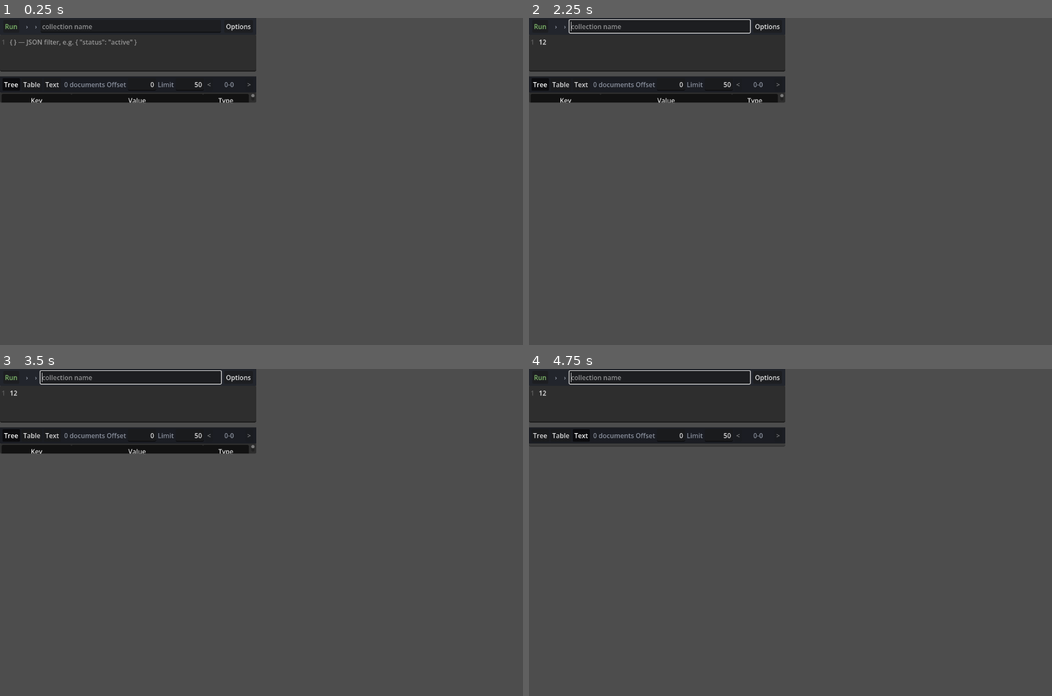
Above: before the commit, frames 1-4 (two rows, left to right).
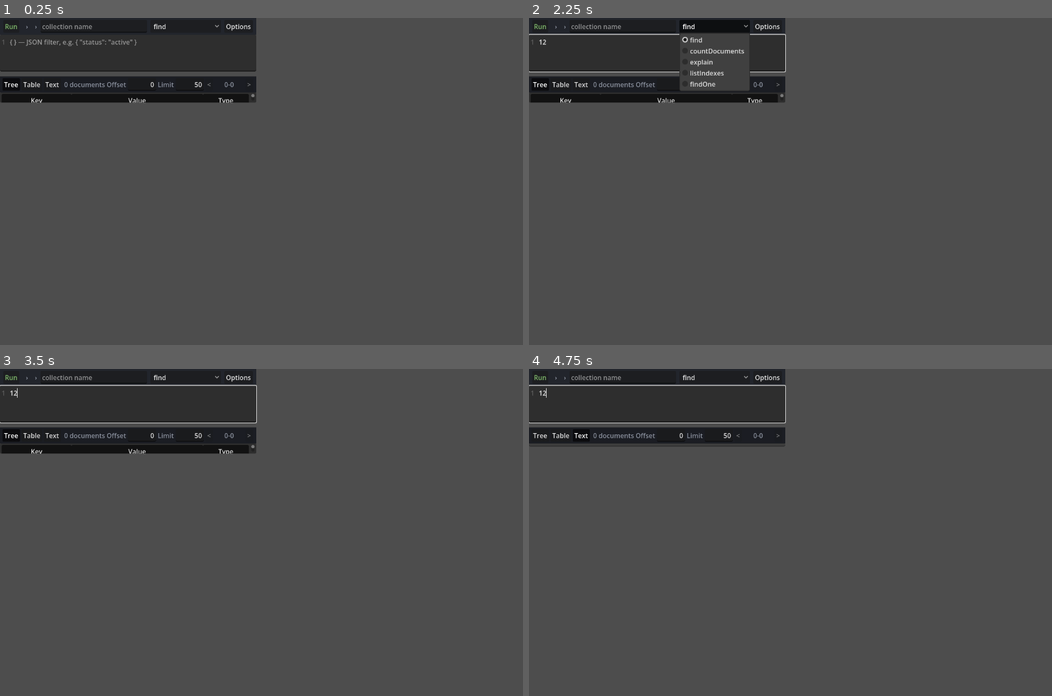
Above: after the commit, the same moments.

Repository: pierre-lehnen-rc/debris
Game: Godot game, scene res://source/ui/database/query_tab.tscn
Two runs of this game, one before a commit and one after it. Both use one fixed random seed, a clock stepped at 60 frames per second and the inputs below. This scene is started directly instead of the project's main scene.
Inputs (mouse positions are in pixels of both pictures, inside the frame that each line leads up to):
- Up to frame 1 (0.25 s): no input
- Up to frame 2 (2.25 s): click (654, 53) at 0.52 s; type "12" at 0.6 s; click "Run" at 1.25 s; click (717, 27) at 2 s, where only the run after the commit has a clickable "find"
- Up to frame 3 (3.5 s): click "Tree" at 2.75 s
- Up to frame 4 (4.75 s): click "Table" at 3.5 s; click "Text" at 4.25 s

The runs differ from the first frame. In frame 1, less than 0.1% of the frame differs, in the area x 28-42%, y 1-5%; in frame 2, 1.4%, in the area x 0-50%, y 0-23%; in frame 3, 0.6%; in frame 4, 0.6%.

Commit message:
Add operation selector to the query tab
A function dropdown left of the Options button lets the query tab run
find (default), countDocuments, explain, listIndexes or findOne against
the collection. Only find paginates; the rest return a single/bounded
result. Adds the matching server operations/routes (findOne uses the
driver's findOne with projection/sort) and Backend client methods.

Co-Authored-By: Claude Opus 4.7 <noreply@anthropic.com>

Diff:
--- a/client/source/data/backend.gd
+++ b/client/source/data/backend.gd
@@ -52,6 +52,66 @@
 		if options.has(key):
 			body[key] = options[key]
 	return await _post("/api/find", body)
+
+
+func find_one(
+	connection: Dictionary,
+	database: String,
+	collection: String,
+	filter: Dictionary = {},
+	options: Dictionary = {},
+) -> Dictionary:
+	var body := {
+		"connection": connection,
+		"database": database,
+		"collection": collection,
+		"filter": filter,
+	}
+	for key in ["projection", "sort"]:
+		if options.has(key):
+			body[key] = options[key]
+	return await _post("/api/findOne", body)
+
+
+func count(
+	connection: Dictionary,
+	database: String,
+	collection: String,
+	filter: Dictionary = {},
+) -> Dictionary:
+	return await _post("/api/count", {
+		"connection": connection,
+		"database": database,
+		"collection": collection,
+		"filter": filter,
+	})
+
+
+func explain(
+	connection: Dictionary,
+	database: String,
+	collection: String,
+	filter: Dictionary = {},
+	options: Dictionary = {},
+) -> Dictionary:
+	var body := {
+		"connection": connection,
+		"database": database,
+		"collection": collection,
+		"filter": filter,
+	}
+	for key in ["projection", "sort"]:
+		if options.has(key):
+			body[key] = options[key]
+	return await _post("/api/explain", body)
+
+
+func list_indexes(connection: Dictionary, database: String, collection: String) -> Dictionary:
+	return await _post("/api/listIndexes", {
+		"connection": connection,
+		"database": database,
+		"collection": collection,
+	})
 
 
 func ping(connection: Dictionary) -> Dictionary:
--- a/client/source/ui/database/query_tab.gd
+++ b/client/source/ui/database/query_tab.gd
@@ -14,6 +14,10 @@
 ## database workspace can relabel the tab.
 signal title_changed(title: String)
 
+## Collection operations offered by the function dropdown. Only "find" paginates
+## and yields a stream of documents; the rest return a single/bounded result.
+const FUNCTIONS := ["find", "countDocuments", "explain", "listIndexes", "findOne"]
+
 var connection_config: Dictionary = {}
 ## Filter from the last "Run". Page navigation reuses it so paging through
 ## results doesn't re-parse (and possibly choke on) in-progress editor edits.
@@ -21,6 +25,8 @@
 ## Extra find options (projection, sort) from the last "Run", captured alongside
 ## the filter so paging reuses them too.
 var _active_options: Dictionary = {}
+## Operation from the last "Run" (one of FUNCTIONS), so paging reuses it.
+var _active_function := "find"
 var connection_name := ""
 var database_name := ""
 var collection_name := ""
@@ -32,6 +38,7 @@
 @onready var _run_btn: Button = %RunBtn
 @onready var _target_label: Label = %TargetLabel
 @onready var _collection_edit: LineEdit = %CollectionEdit
+@onready var _func_option: OptionButton = %FuncOption
 @onready var _options_btn: Button = %OptionsBtn
 @onready var _query_edit: CodeEdit = %QueryEdit
 @onready var _options_edit: CodeEdit = %OptionsEdit
@@ -72,6 +79,10 @@
 func _ready() -> void:
 	_apply_style()
 
+	for fn in FUNCTIONS:
+		_func_option.add_item(fn)
+	_func_option.select(0)
+
 	_target_label.text = "%s  ›  %s  ›" % [connection_name, database_name]
 	_collection_edit.text = collection_name
 	if not collection_name.is_empty():
@@ -95,6 +106,13 @@
 	_options_edit.visible = on
 
 
+## Update the pager visibility when the operation changes: only find streams
+## pages; the others return a single/bounded result.
+func _on_function_selected(index: int) -> void:
+	var fn: String = FUNCTIONS[index] if index >= 0 and index < FUNCTIONS.size() else "find"
+	_results.set_pagination_enabled(fn == "find")
+
+
 ## Parse the editor's filter and (re)load from the first page. The collection is
 ## read from the editable field each run, so it can be retargeted freely. The
 ## results view then drives subsequent pages back through _fetch_page.
@@ -119,6 +137,7 @@
 
 	_active_filter = parsed["value"]
 	_active_options = options
+	_active_function = FUNCTIONS[_func_option.selected] if _func_option.selected >= 0 else "find"
 	_has_run = true
 	_results.request_first_page()
 
@@ -152,33 +171,56 @@
 	title_changed.emit(tab_title())
 
 
-## Fetch a single page from the backend using the pager's offset/limit and the
-## last-run filter. Wired to ResultsView.page_requested.
+## Fetch a single page (or bounded result) from the backend, dispatching to the
+## operation captured at the last Run. Only find uses the pager's offset/limit;
+## the others ignore them. Wired to ResultsView.page_requested.
 func _fetch_page(offset: int, limit: int) -> void:
 	if collection_name.is_empty():
 		_results.show_page([])
 		return
 
+	var spec := Backend.to_spec(connection_config)
 	_run_btn.disabled = true
-	status_changed.emit("Running find on %s.%s…" % [database_name, collection_name])
-	var result: Dictionary = await Backend.find(
-		Backend.to_spec(connection_config),
-		database_name,
-		collection_name,
-		_active_filter,
-		limit,
-		offset,
-		_active_options,
-	)
+	status_changed.emit("Running %s on %s.%s…" % [_active_function, database_name, collection_name])
+
+	var result: Dictionary
+	match _active_function:
+		"findOne":
+			result = await Backend.find_one(spec, database_name, collection_name, _active_filter, _active_options)
+		"countDocuments":
+			result = await Backend.count(spec, database_name, collection_name, _active_filter)
+		"explain":
+			result = await Backend.explain(spec, database_name, collection_name, _active_filter, _active_options)
+		"listIndexes":
+			result = await Backend.list_indexes(spec, database_name, collection_name)
+		_:
+			result = await Backend.find(spec, database_name, collection_name, _active_filter, limit, offset, _active_options)
 	_run_btn.disabled = false
 
 	if not result.get("ok", false):
 		_results.show_page([])
-		status_changed.emit("Find failed: %s" % result.get("error", "unknown error"))
-		return
-
-	var docs: Array = result.get("data") if result.get("data") is Array else []
-	_results.show_page(docs)
-	var first := (offset + 1) if docs.size() > 0 else 0
-	var last := offset + docs.size()
-	status_changed.emit("%s.%s — showing %d–%d" % [database_name, collection_name, first, last])
+		status_changed.emit("%s failed: %s" % [_active_function, result.get("error", "unknown error")])
+		return
+
+	var rows := _rows_from(result.get("data"))
+	_results.show_page(rows)
+	if _active_function == "find":
+		var first := (offset + 1) if rows.size() > 0 else 0
+		var last := offset + rows.size()
+		status_changed.emit("%s.%s — showing %d–%d" % [database_name, collection_name, first, last])
+	else:
+		status_changed.emit("%s.%s — %s returned %d row%s" % [
+			database_name, collection_name, _active_function,
+			rows.size(), "" if rows.size() == 1 else "s",
+		])
+
+
+## Normalise a response payload into the rows the results view shows: arrays pass
+## through (find, listIndexes), a single object becomes one row (findOne, count,
+## explain), and null/other becomes no rows (e.g. findOne with no match).
+func _rows_from(data: Variant) -> Array:
+	if data is Array:
+		return data
+	if data is Dictionary:
+		return [data]
+	return []
--- a/client/source/ui/database/query_tab.tscn
+++ b/client/source/ui/database/query_tab.tscn
@@ -32,6 +32,12 @@
 size_flags_horizontal = 3
 tooltip_text = "Collection to query — edit and press Run (or Enter) to load another"
 placeholder_text = "collection name"
+
+[node name="FuncOption" type="OptionButton" parent="Toolbar/Row" unique_id=1949800040]
+unique_name_in_owner = true
+layout_mode = 2
+tooltip_text = "Which operation to run against the collection"
+focus_mode = 0
 
 [node name="OptionsBtn" type="Button" parent="Toolbar/Row" unique_id=1949800039]
 unique_name_in_owner = true
@@ -76,5 +82,6 @@
 
 [connection signal="pressed" from="Toolbar/Row/RunBtn" to="." method="_run"]
 [connection signal="text_submitted" from="Toolbar/Row/CollectionEdit" to="." method="_run"]
+[connection signal="item_selected" from="Toolbar/Row/FuncOption" to="." method="_on_function_selected"]
 [connection signal="toggled" from="Toolbar/Row/OptionsBtn" to="." method="_on_options_toggled"]
 [connection signal="page_requested" from="Split/Results" to="." method="_fetch_page"]
Not shown, changed: server/src/mongo/operations.ts
Not shown, changed: server/src/routes.ts
